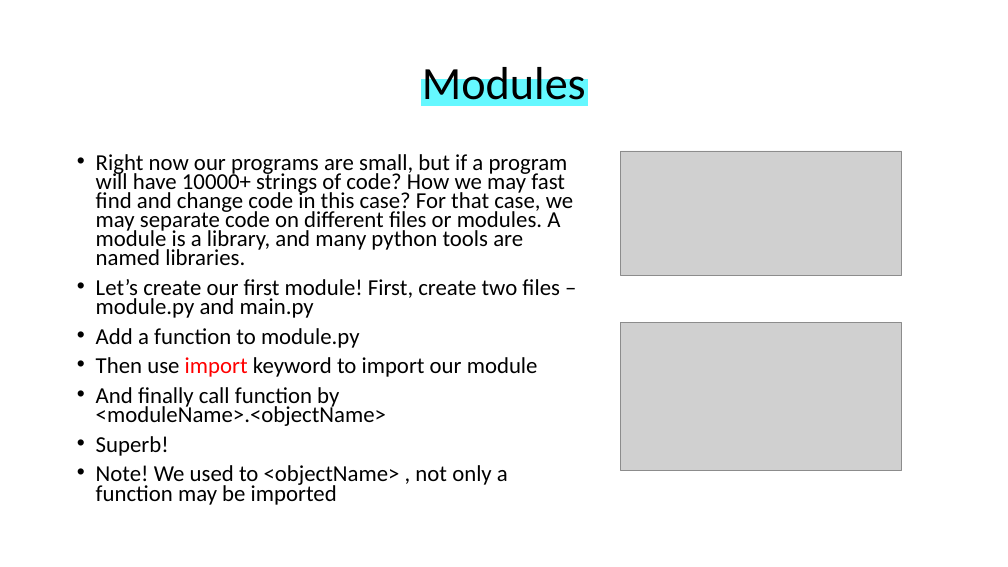
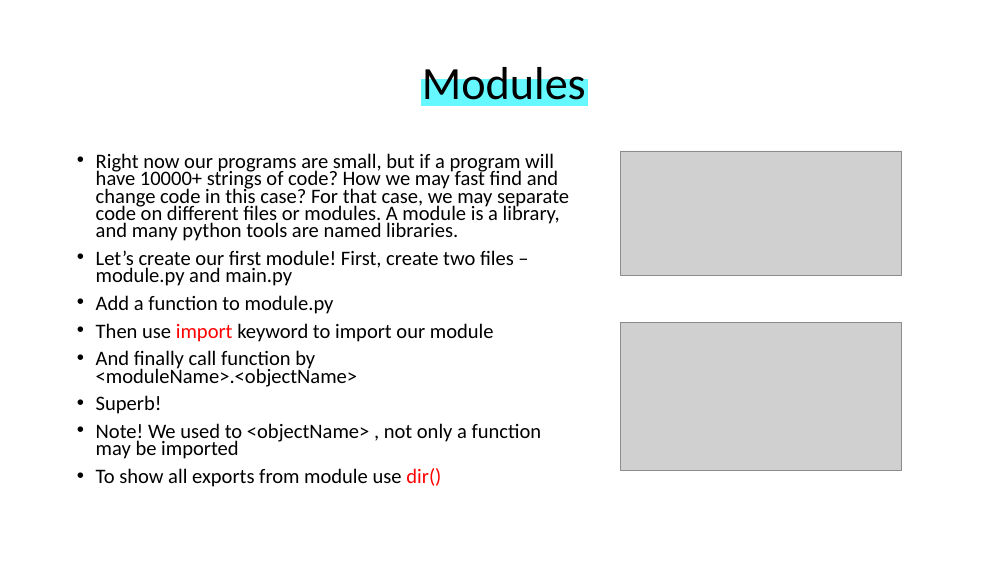
Before and after one commit to WonderLuc/brother-bootcamp, a slide deck: slide 64 of python 101/python_101.pptx. Drawn at 1008x567 pixels with LibreOffice and Linux fonts; fonts in the diff are those of the drawing; grey boxes stand for pictures; background and template pictures are left out. Boxes give left, top, right and bottom in pixels: in the first picture for what was removed or moved away, otherwise in the second. Text is boxed around its words. In the diff, an @@ line names an element or a change of style, - is before the commit and + after.

Commit message:
feat: add datetime and date modules

```diff
--- a/python 101/python_101.pptx
+++ b/python 101/python_101.pptx
@@ text at [96,153,569,459]: size 21.7 to 19.6 pt @@
@@ text at [96,468,441,487]: paragraph added @@
+• To show all exports from module use dir()
```
Also in this commit, not shown: 1 other slide changed, 7 slides added, 2 other files.
